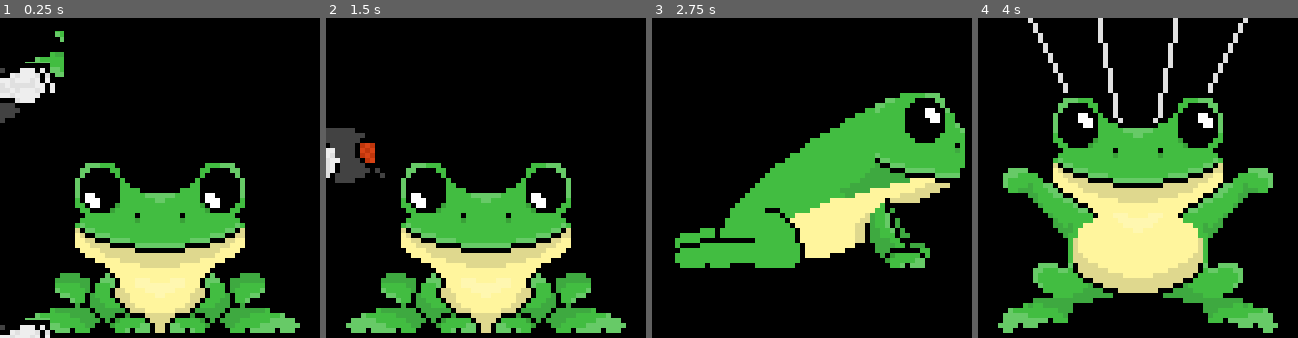
Above: before the commit, frames 1-4 (left to right).
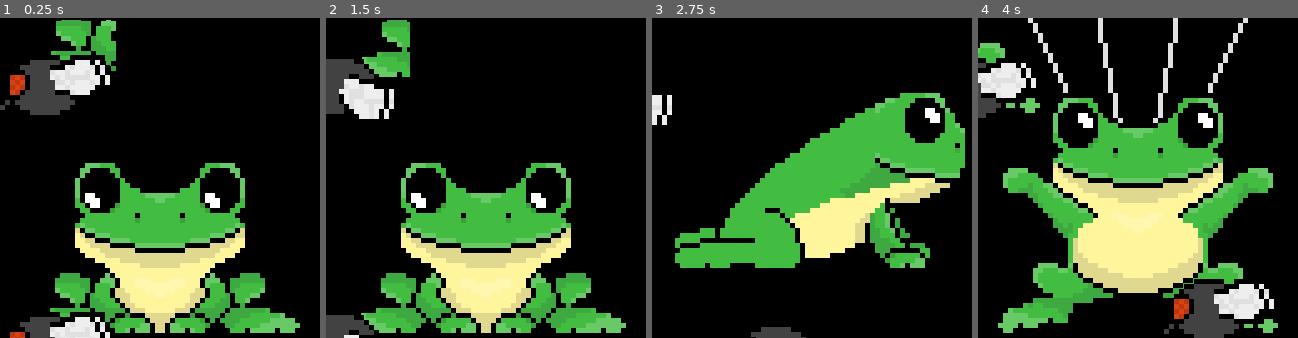
Above: after the commit, the same moments.

Repository: k4444th/Desktop-Frog
Game: Godot game, scene res://scenes/main.tscn
The game is run twice, just before and just after one commit, with the same random seed, the same clock (stepped at 60 frames per second) and the same inputs.
Inputs (mouse positions are in pixels of both pictures, inside the frame that each line leads up to):
- Up to frame 1 (0.25 s): no input
- Up to frame 2 (1.5 s): move the mouse to (556, 162) at 0.52 s; click (556, 162) at 0.67 s; drag from (422, 194) to (470, 242) at 1.27 s
- Up to frame 3 (2.75 s): move the mouse to (844, 107) at 2.02 s; click (844, 107) at 2.17 s
- Up to frame 4 (4 s): drag from (1122, 242) to (1042, 130) at 2.77 s; move the mouse to (1234, 226) at 3.52 s; click (1234, 226) at 3.67 s

The runs differ from the first frame. In frame 1, 7.9% of the frame differs, in the area x 0-37%, y 0-100%; in frame 2, 7.1%; in frame 3, 0.8%; in frame 4, 6.6%.

Commit message:
Make fly fly random across the screen

Diff:
--- a/scenes/fly.tscn
+++ b/scenes/fly.tscn
@@ -112,5 +112,10 @@
 one_shot = true
 autostart = true
 
+[node name="NewPositionTimer" type="Timer" parent="." unique_id=1659739517]
+wait_time = 5.0
+autostart = true
+
 [connection signal="animation_finished" from="Body/Eye" to="." method="_on_eye_animation_finished"]
 [connection signal="timeout" from="BlinkTimer" to="." method="_on_blink_timer_timeout"]
+[connection signal="timeout" from="NewPositionTimer" to="." method="_on_new_position_timer_timeout"]
--- a/scripts/fly.gd
+++ b/scripts/fly.gd
@@ -1,17 +1,20 @@
 extends Node2D
+
+# Enums
+enum State { FLYING, JITTERING }
 
 # General
 var usableRect: Rect2
 var flySize := Vector2.ZERO
 
 # Flying constants
-var flyingSpeed := 250
-var sineTime := 1.5
-var sineHeight := 10
-var startPos := Vector2.ZERO
-var timePassed := 0.0
-var direction := -1
-var borderSafeArea := 5
+var flyingSpeed := 500
+var jitterDistance := 25
+var targetPosition := Vector2.ZERO
+var moveDuration := 1
+var moveTime := 0.0
+var startPosition := Vector2.ZERO
+var state = State.FLYING
 
 # Nodes (onready)
 @onready var bodyNode := $Body
@@ -25,39 +28,47 @@
 
 func _ready():
 	flySize = bodyNode.sprite_frames.get_frame_texture("fly", 0).get_size()
-	startPos = position
-	timePassed = 0.0
-	direction = -1
+	pickNewTarget()
 
 func _process(delta: float) -> void:
+	match state:
+		State.FLYING:
+			moveTime += delta
+			var t = clamp(moveTime / moveDuration, 0.0, 1.0)
+			var eased_t = -cos(t * PI) * 0.5 + 0.5
+			position = startPosition.lerp(targetPosition, eased_t)
+
+			if t >= 1.0:
+				state = State.JITTERING
+
+		State.JITTERING:
+			position = position.lerp(targetPosition, delta * 5.0)
+
+			if position.distance_to(targetPosition) < 2.0:
+				pickNewJitterTarget()
+
+	flyPositionChanged.emit()
+
+func pickNewTarget():
 	usableRect = DisplayServer.screen_get_usable_rect()
 
-	if startPos == Vector2.ZERO:
-		startPos = position
+	startPosition = position
 
-	elif position.x <= borderSafeArea or position.x >= usableRect.size.x - flySize.x * Globals.data.scale + borderSafeArea:
-		direction *= -1
-		timePassed = 0.0
-		startPos = position
+	targetPosition = Vector2(
+		randf_range(usableRect.position.x + jitterDistance, usableRect.end.x - flySize.x * Globals.data.scale - jitterDistance),
+		randf_range(usableRect.position.y + jitterDistance, usableRect.end.y - flySize.y * Globals.data.scale - jitterDistance),
+	)
 
-		if direction == 1:
-			bodyNode.flip_h = true
-			eyeNode.flip_h = true
-			eyeNode.position.x = 19.5
-		else:
-			bodyNode.flip_h = false
-			eyeNode.flip_h = false
-			eyeNode.position.x = 4.5
+	moveTime = 0.0
+	state = State.FLYING
 
-	timePassed += delta
+func pickNewJitterTarget():
+	var randomOffset = Vector2(
+		randf_range(-jitterDistance, jitterDistance),
+		randf_range(-jitterDistance, jitterDistance)
+	)
 
-	var t = timePassed
-	var x = t * flyingSpeed * direction
-	var y = -sin(t * PI) * sineHeight * Globals.data.scale
-
-	position = startPos + Vector2(x, y)
-
-	flyPositionChanged.emit()
+	targetPosition = position + randomOffset
 
 func _on_blink_timer_timeout() -> void:
 	eyeNode.play("blink")
@@ -66,3 +77,6 @@
 	if eyeNode.animation == "blink":
 		eyeNode.animation = "open"
 		blinkTimer.start()
+
+func _on_new_position_timer_timeout() -> void:
+	pickNewTarget()
--- a/scripts/main.gd
+++ b/scripts/main.gd
@@ -67,7 +67,6 @@
 
 func _input(event: InputEvent) -> void:
 	if event is InputEventMouseButton and event.button_index == MOUSE_BUTTON_LEFT:
-		print(event)
 		if event.pressed:
 			mouseDown = true
 			clickCancelled = false
